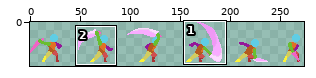
Two states of a sprite sheet, assets/player/player_attack.png. The first picture is a wide view before the edit; the outline marks the close-up.
Close-up. As it was:
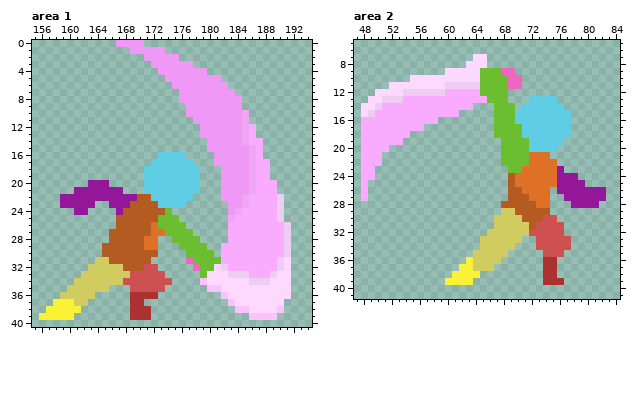
The file is 288x48 pixels. Shown: area 1: x 155..194, y 0..40; area 2: x 47..84, y 5..41. The wide view leaves out empty margins.
New version:
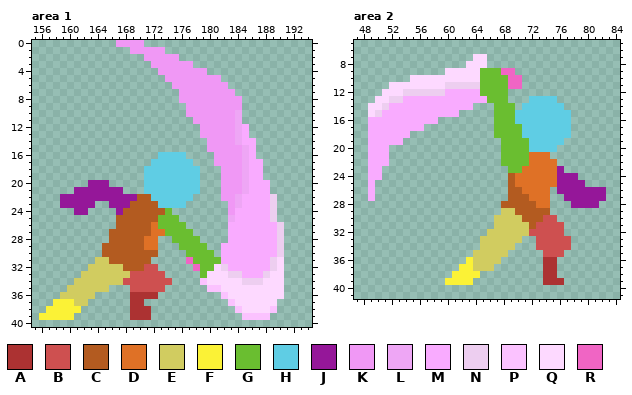
Palette (. is transparent): A #ac3232  B #ce5050  C #b35b20  D #df7126  E #d1cc60  F #fbf236  G #6abe30  H #5fcde4  J #951799  K #f098f5  L #eea6f5  M #f9abff  N #edcef0  P #fbc2ff  Q #fdd9ff  R #f065c4
The edit:
Area 1:
Colour K becomes colour L in rows 10 to 14 at x 184; in rows 15 to 21 at x 185; in rows 22 to 23 at x 184.
Colour L becomes colour M in rows 12 to 14 at x 185; in rows 15 to 21 at x 186; in rows 22 to 23 at x 185; in row 24 at x 184.
Colour N becomes colour M in row 33 at x 185.
Colour M becomes colour N in rows 22 to 25 at x 189; in rows 26 to 30 at x 190; in rows 31 to 32 at x 189; in row 33 at x 188.
Colour Q becomes colour N in row 34 at x 185.
The author put colour P in row 39 at x 185.
Colour Q becomes colour P in row 38 at x 189.
Colour N becomes colour Q in rows 31 to 32 at x 190; in row 33 at x 189; in row 34 at x 188.
Colour P becomes colour Q in row 38 at x 185.
Colour L is removed in rows 10 to 11 at x 185.
Colour M is removed in rows 12 to 13 at x 186; in rows 14 to 16 at x 187; in rows 17 to 19 at x 188; in rows 20 to 21 at x 189.
Colour N is removed in rows 22 to 25 at x 190; in rows 26 to 30 at x 191.
Colour P is removed in row 38 at x 190; in row 39 at x 189.
Colour Q is removed in rows 31 to 36 at x 191; in row 37 at x 190.
Area 2:
The author put colour M in rows 21 to 22 at x 51; in rows 23 to 24 at x 50; in rows 25 to 27 at x 49.
Colour M becomes colour N in row 14 at x 51; in row 15 at x 50.
Colour N becomes colour Q in row 13 at x 51; in row 14 at x 50; in row 15 at x 49.
Colour M is removed in rows 16 to 27 at x 48.
Colour Q is removed in row 12 at x 50; in row 13 at x 49; in rows 14 to 15 at x 48.
Changed places in both close-ups, as pixel boxes (x1, y1, x2, y2):
changed: (235, 110, 291, 320)
changed: (361, 89, 389, 201)
